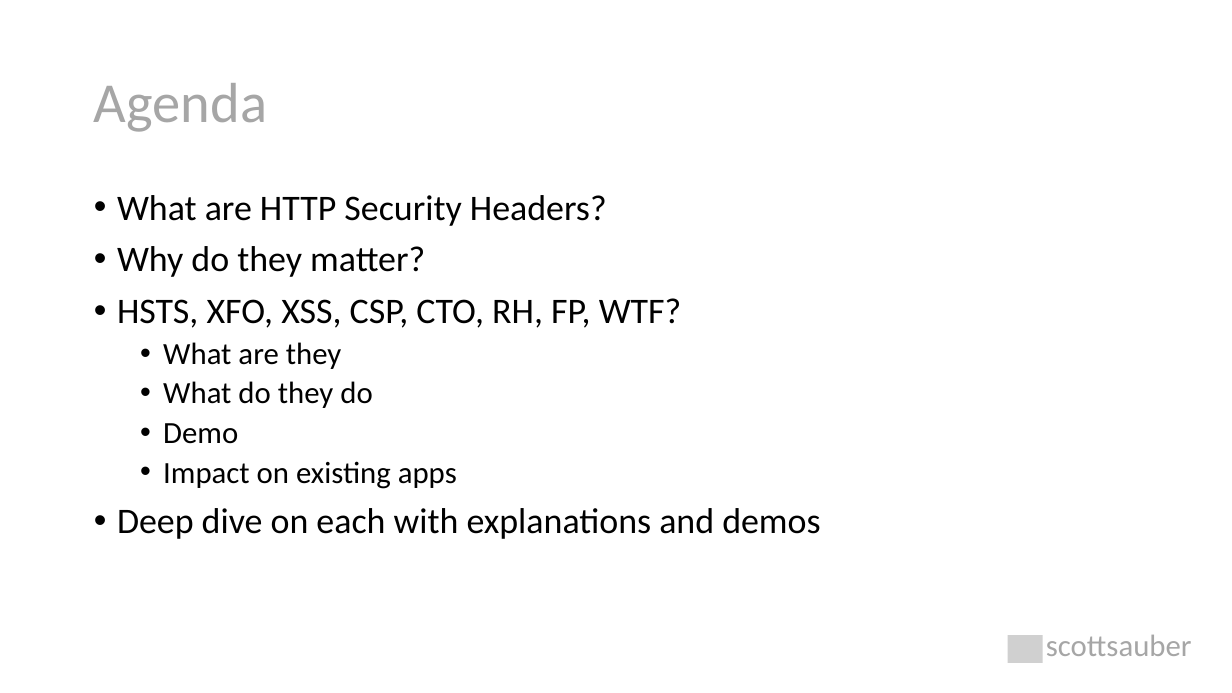
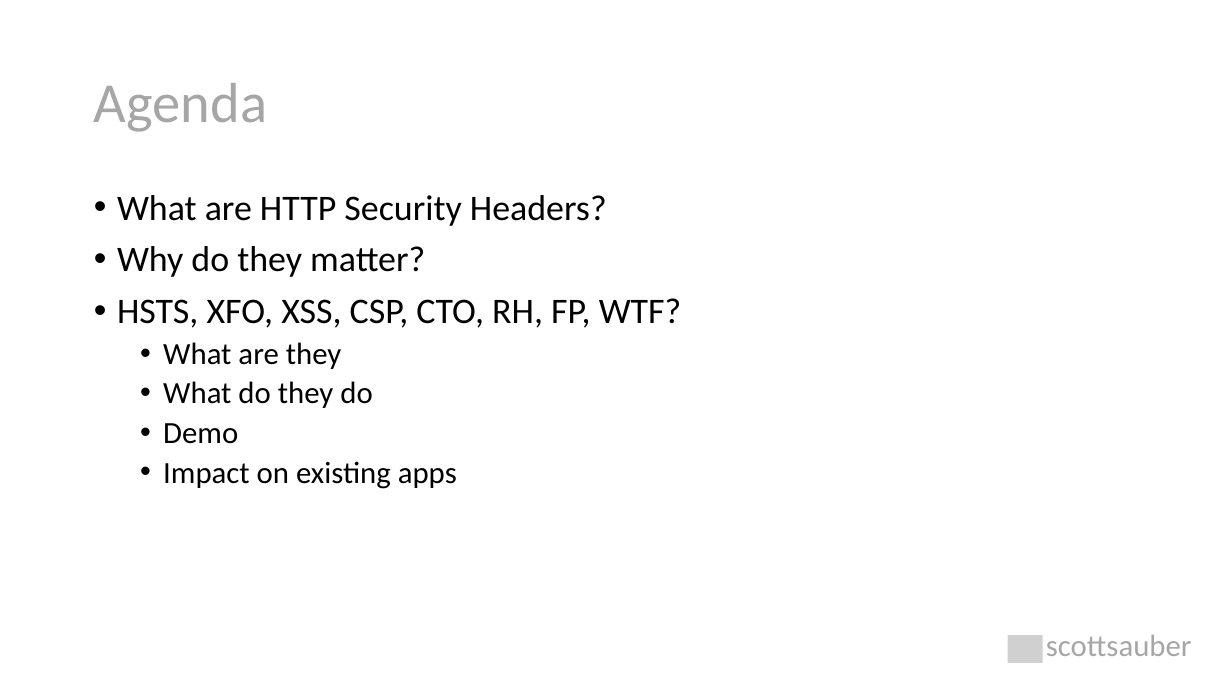
Before and after one commit to scottsauber/security-headers-talk, a slide deck: slide 3 of Security Headers Explained.pptx. Drawn at 1232x693 pixels with LibreOffice and Linux fonts; fonts in the diff are those of the drawing; grey boxes stand for pictures. Boxes give left, top, right and bottom in pixels: in the first picture for what was removed or moved away, otherwise in the second. Text is boxed around its words. In the diff, an @@ line names an element or a change of style, - is before the commit and + after.

```diff
--- a/Security Headers Explained.pptx
+++ b/Security Headers Explained.pptx
@@ text at (x1=117, y1=508, x2=820, y2=539): paragraph removed @@
-• Deep dive on each with explanations and demos
```
Also in this commit, not shown: 3 other slides changed, 1 other file.
